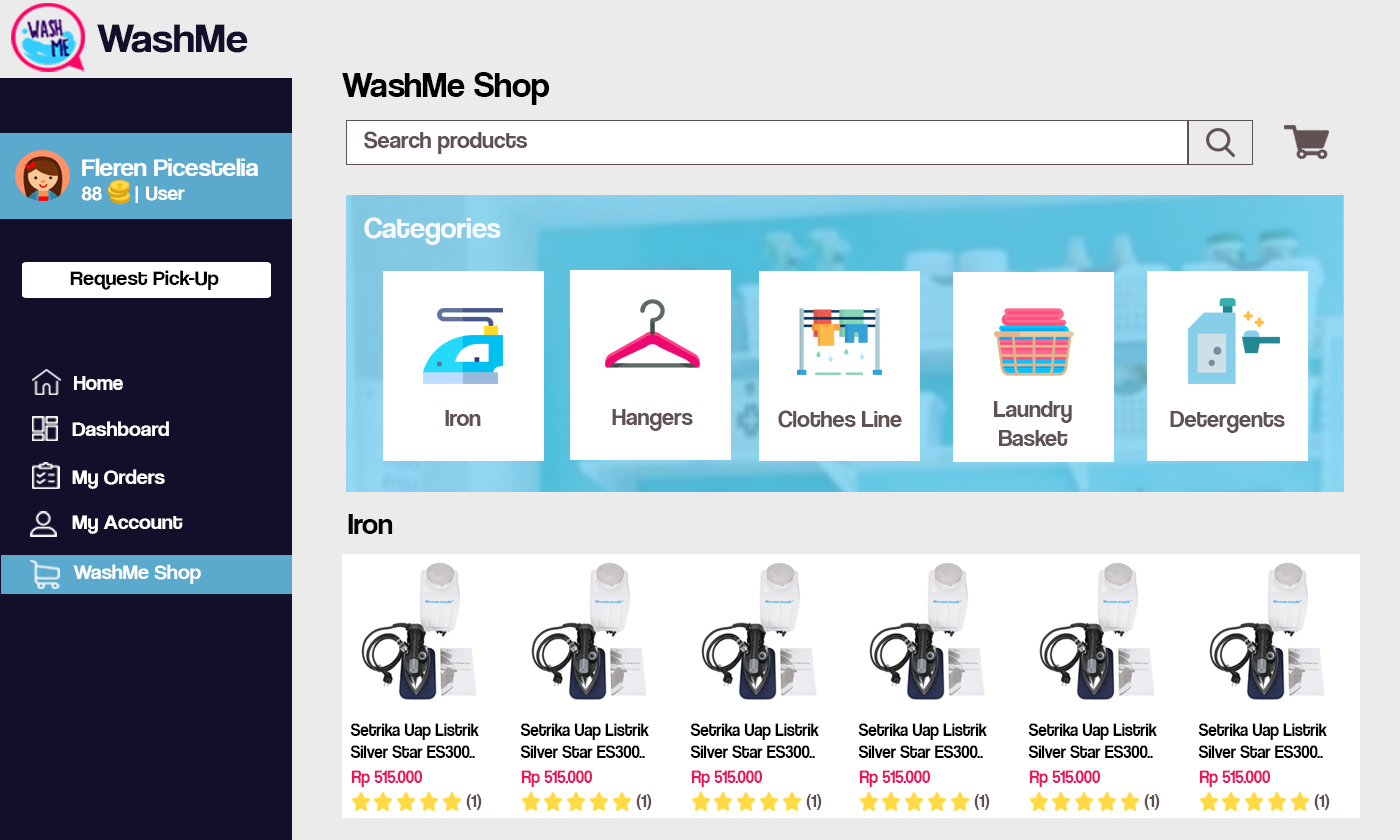
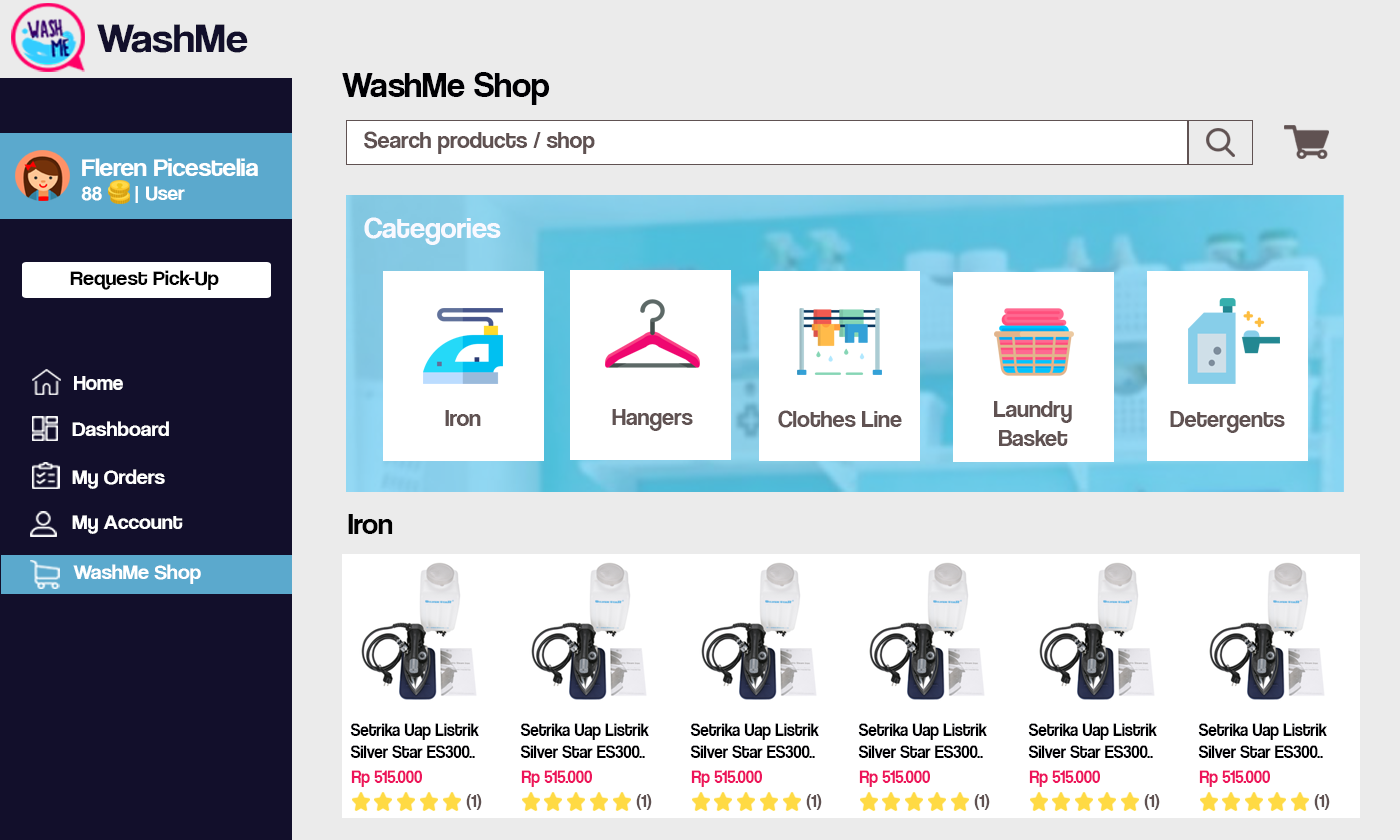
Two versions of the same layered image (1400x840). Layer-by-layer changes:
renamed "Search products" to "Search products / shop", painted on it over <box>533,132,595,154</box>
